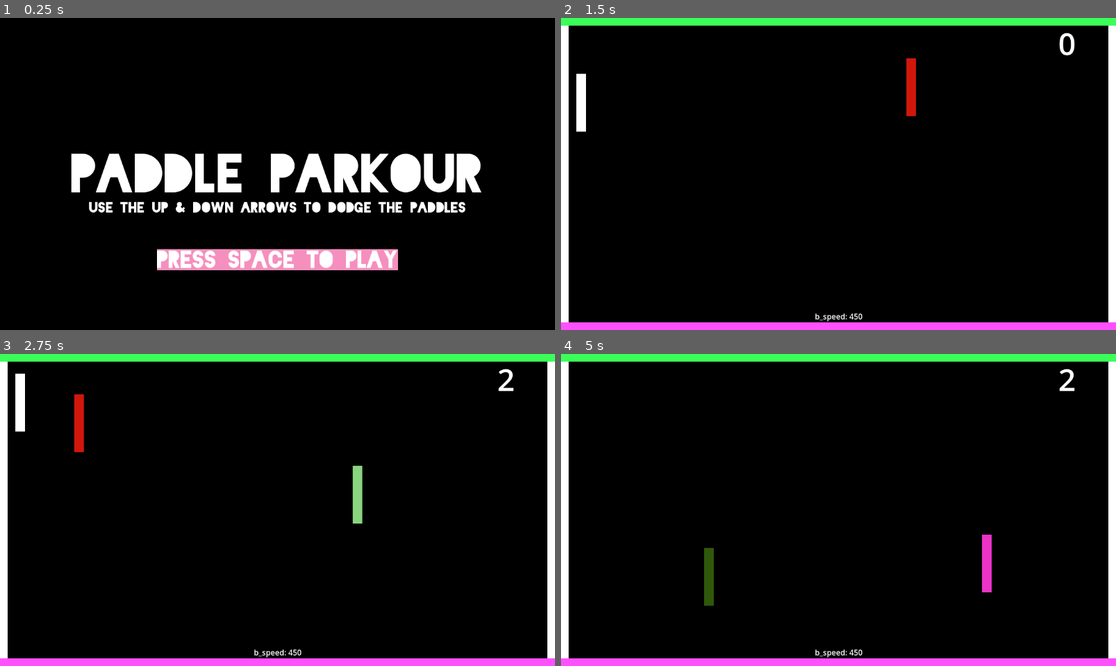
Above: before the commit, frames 1-4 (two rows, left to right).
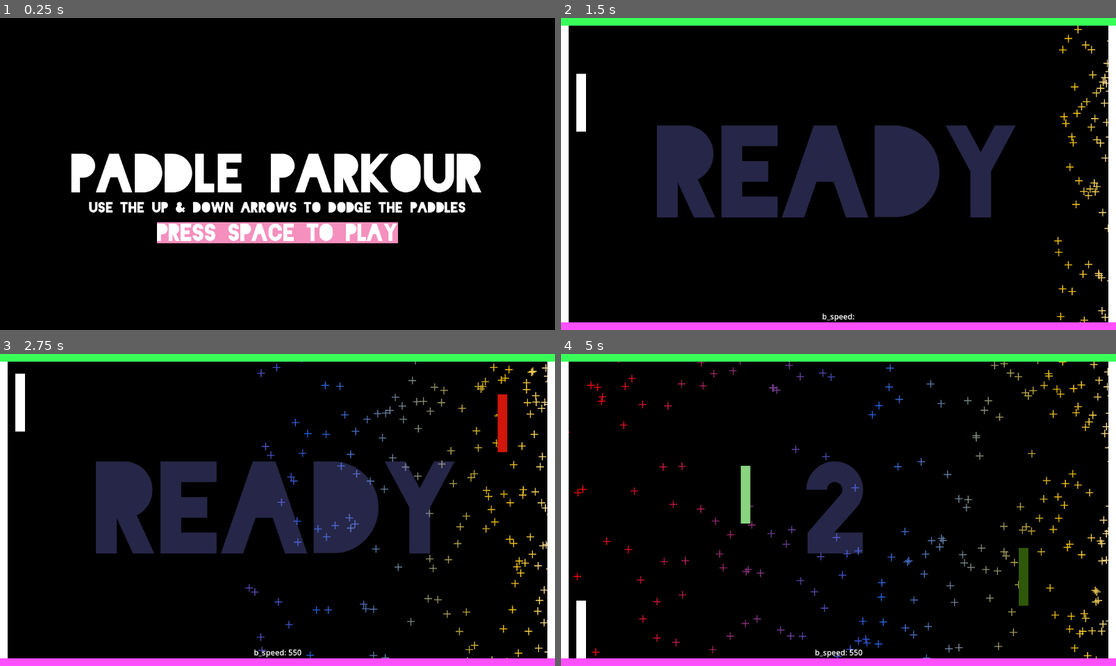
Above: after the commit, the same moments.

Repository: nathanaltice/CMPM-120-Godot-Project-Repository
Game: Godot game, scene res://scenes/main.tscn
The game is run twice, just before and just after one commit, with the same random seed, the same clock (stepped at 60 frames per second) and the same inputs.
Inputs:
- Up to frame 1 (0.25 s): no input
- Up to frame 2 (1.5 s): tap Space (menu_select) at 0.5 s; hold Up (paddle_up) 0.53-1.28 s; hold Down (paddle_down) from 1.28 s (still down)
- Up to frame 3 (2.75 s): release Down (paddle_down) at 2.03 s; hold Up (paddle_up) from 2.03 s (still down)
- Up to frame 4 (5 s): release Up (paddle_up) at 3.53 s; hold Down (paddle_down) from 3.53 s (still down); tap Space (menu_select) at 4.15 s

The runs differ from the first frame. In frame 1, 6.0% of the frame differs, in the area x 28-72%, y 65-81%; in frame 2, 13%; in frame 3, 14%, in the area x 13-99%, y 2-98%; in frame 4, 6.3%.

Commit message:
PP particles and new timer

Diff:
--- a/class_examples/paddle-parkour/scenes/menu.tscn
+++ b/class_examples/paddle-parkour/scenes/menu.tscn
@@ -45,9 +45,9 @@
 anchor_right = 0.5
 anchor_bottom = 1.0
 offset_left = -250.0
-offset_top = -168.0
+offset_top = -224.0
 offset_right = 250.0
-offset_bottom = -124.0
+offset_bottom = -180.0
 grow_horizontal = 2
 grow_vertical = 0
 theme_override_fonts/font = ExtResource("1_kaxfx")
--- a/class_examples/paddle-parkour/scenes/play.gd
+++ b/class_examples/paddle-parkour/scenes/play.gd
@@ -4,12 +4,13 @@
 var player_paddle : PackedScene
 var player
 var barrier_paddle : PackedScene
-@export var barrier_speed : int = 450
+@export var barrier_speed : int = 550
 @export var barrier_speed_increment : int = 25
 var survival_time : int
-
+const SPAWN_DELAY : int = 2
 
 func _ready() -> void:
+	# randomize seed
 	randomize()
 
 	# get our dimensions
@@ -35,6 +36,8 @@
 
 func game_start():
 	initialize_paddle()
+	# create temp timer to give player a few seconds before barriers/timer starts
+	await get_tree().create_timer(SPAWN_DELAY).timeout
 	spawn_barrier()
 	$SurvivalTimer.start()
 
--- a/class_examples/paddle-parkour/scenes/play.tscn
+++ b/class_examples/paddle-parkour/scenes/play.tscn
@@ -1,7 +1,13 @@
-[gd_scene load_steps=3 format=3 uid="uid://crec0yeqd4lie"]
+[gd_scene load_steps=6 format=3 uid="uid://crec0yeqd4lie"]
 
 [ext_resource type="Script" path="res://scenes/play.gd" id="1_ssi51"]
 [ext_resource type="Script" path="res://scenes/camera_2d.gd" id="2_4kl5t"]
+[ext_resource type="FontFile" uid="uid://cv3k2uk2li8jv" path="res://assets/type/Blackout-Midnight.ttf" id="2_qe15p"]
+[ext_resource type="Texture2D" uid="uid://bn43eyfsr3mtu" path="res://assets/img/white_cross.png" id="3_dvkr8"]
+
+[sub_resource type="Gradient" id="Gradient_3b2xp"]
+offsets = PackedFloat32Array(0, 0.301449, 0.662319, 1)
+colors = PackedColorArray(1, 1, 1, 1, 1, 0.831373, 0, 1, 0.152941, 0.4, 0.945098, 1, 1, 0, 0, 1)
 
 [node name="Play" type="Node2D"]
 script = ExtResource("1_ssi51")
@@ -18,12 +24,24 @@
 [node name="HUD" type="CanvasLayer" parent="."]
 
 [node name="SurvivalTime" type="Label" parent="HUD"]
-offset_left = 1032.0
-offset_top = 8.0
-offset_right = 1072.0
-offset_bottom = 96.0
-theme_override_font_sizes/font_size = 64
-text = "0"
+anchors_preset = 8
+anchor_left = 0.5
+anchor_top = 0.5
+anchor_right = 0.5
+anchor_bottom = 0.5
+offset_left = -65.0
+offset_top = -113.0
+offset_right = 65.0
+offset_bottom = 114.0
+grow_horizontal = 2
+grow_vertical = 2
+theme_override_colors/font_color = Color(0.479036, 0.482243, 0.899139, 0.313726)
+theme_override_fonts/font = ExtResource("2_qe15p")
+theme_override_font_sizes/font_size = 256
+text = "ready"
+horizontal_alignment = 1
+vertical_alignment = 1
+justification_flags = 0
 
 [node name="DebugBSpeed" type="Label" parent="HUD"]
 anchors_preset = 7
@@ -38,6 +56,21 @@
 grow_horizontal = 2
 grow_vertical = 0
 text = "b_speed:"
+
+[node name="StarParticles" type="CPUParticles2D" parent="."]
+position = Vector2(1152, 324)
+amount = 250
+lifetime = 3.0
+texture = ExtResource("3_dvkr8")
+emission_shape = 3
+emission_rect_extents = Vector2(1, 324)
+direction = Vector2(-1, 0)
+spread = 0.0
+gravity = Vector2(-250, 0)
+radial_accel_min = -9.67
+radial_accel_max = 16.28
+color = Color(0.965502, 0.916008, 0.926852, 1)
+color_ramp = SubResource("Gradient_3b2xp")
 
 [node name="Borders" type="Node" parent="."]
 
Binary file added: class_examples/paddle-parkour/assets/img/white_cross.png
Not shown, added: class_examples/paddle-parkour/assets/img/white_cross.png.import
Not shown, added: class_examples/paddle-parkour/assets/sfx/BD_ATTVinyl3_SP1200X.wav.import
Not shown, added: class_examples/paddle-parkour/assets/sfx/HH_1CBurg_SP1200R.wav.import
Not shown, added: class_examples/paddle-parkour/assets/sfx/HH_VinylDLE10_SP1200R.wav.import
Not shown, added: class_examples/paddle-parkour/assets/sfx/SD_TapeVinylD1_SP1200F.wav.import
Not shown, added: class_examples/paddle-parkour/assets/sfx/BD_ATTVinyl3_SP1200X.wav
Not shown, added: class_examples/paddle-parkour/assets/sfx/HH_1CBurg_SP1200R.wav
Not shown, added: class_examples/paddle-parkour/assets/sfx/HH_VinylDLE10_SP1200R.wav
Not shown, added: class_examples/paddle-parkour/assets/sfx/SD_TapeVinylD1_SP1200F.wav
